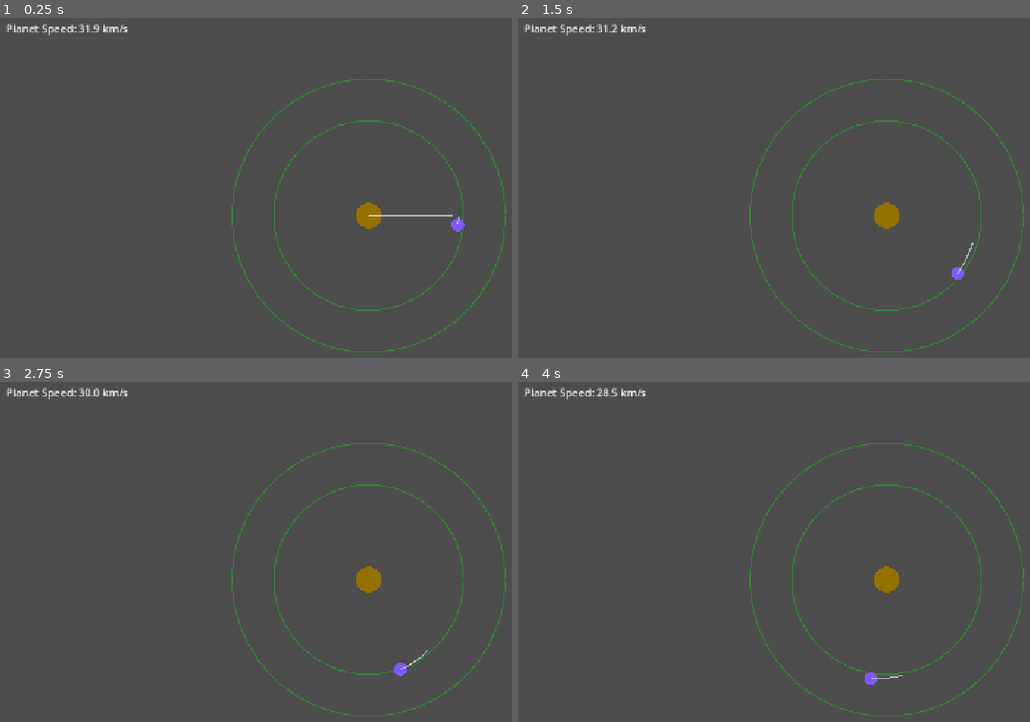
Above: before the commit, frames 1-4 (two rows, left to right).
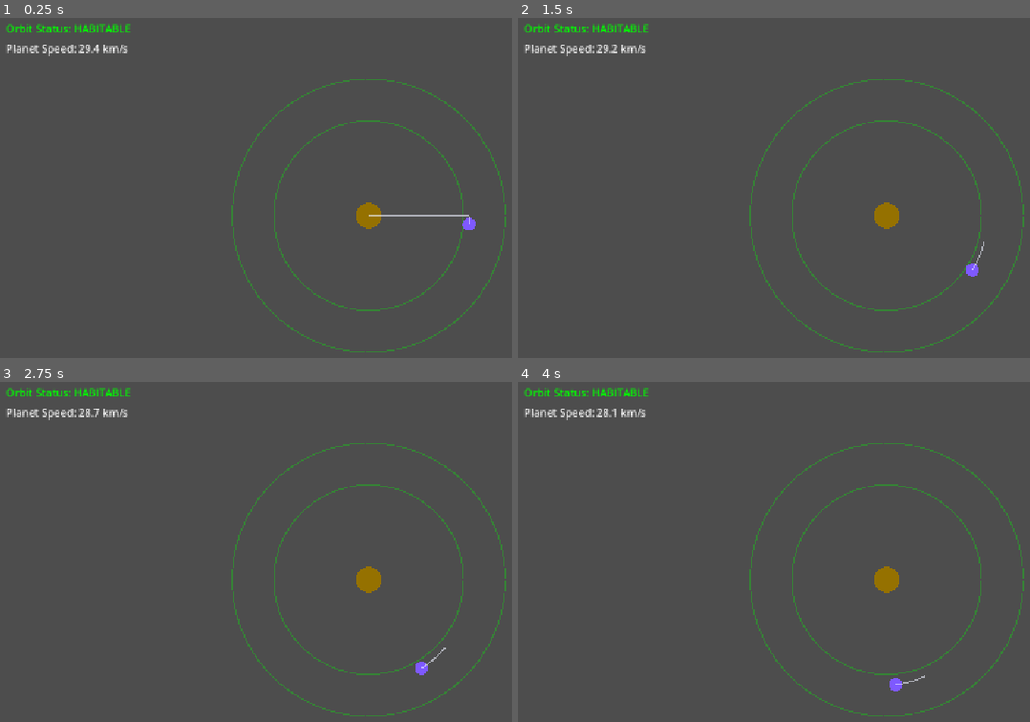
Above: after the commit, the same moments.

Repository: EvaPelko/AgriQuest
Game: Godot game, scene res://scenes/system.tscn
The game is run twice, just before and just after one commit, with the same random seed, the same clock (stepped at 60 frames per second) and the same inputs.
Inputs:
- Up to frame 1 (0.25 s): no input
- Up to frame 2 (1.5 s): tap Enter at 0.5 s
- Up to frame 3 (2.75 s): tap Space at 2 s
- Up to frame 4 (4 s): tap Enter at 2.75 s

The runs differ from the first frame. In frame 1, 1.0% of the frame differs, in the area x 1-93%, y 1-63%; in frame 2, 1.0%, in the area x 1-92%, y 1-77%; in frame 3, 1.0%; in frame 4, 1.0%.

Commit message:
add habitability label and detection logic

Diff:
--- a/solar-system/project.godot
+++ b/solar-system/project.godot
@@ -20,6 +20,10 @@
 window/stretch/mode="canvas_items"
 window/stretch/aspect="expand"
 
+[global_group]
+
+star=""
+
 [physics]
 
 3d/physics_engine="Jolt Physics"
--- a/solar-system/scenes/planet.gd
+++ b/solar-system/scenes/planet.gd
@@ -1,14 +1,21 @@
 extends AnimatableBody2D
 
-@export var semi_major_axis: float = 150.0  # Size of the orbit
-@export var eccentricity: float = 0.1     # Oval shape (0 = perfect circle, 0.9 = flat oval)
+@export_category("Orbit Configuration")
+@export var semi_major_axis: float = 160.0  # Size of the orbit
+@export var eccentricity: float = 0.05     # Oval shape (0 = perfect circle, 0.9 = flat oval)
 @export var max_trail_length: int = 50 # Controls how long the trail is
 #@export var orbit_speed: float = 20000.0
-@export var star_gravity_strength: float = 500000.0
+#@export var star_gravity_strength: float = 500000.0
 # How many kilometers 1 pixel represents in the game universe
+
+@export_category("Astronomical Reference")
 @export var pixel_to_km_scale: float = 0.5
 
+@export_category("UI Connections")
 @export var speed_label: Label
+@export var habitability_label: Label
+
+var star_node: SolarStar
 
 var angle: float = 0.0
 @onready var line_2d: Line2D = $Line2D
@@ -17,7 +24,18 @@
 	# unpins the line from the planet's movement
 	line_2d.top_level = true
 
+	# wait until the scene tree is 100% finished loading
+	# before running star search
+	call_deferred("find_star_and_check")
+
+
 func _process(delta: float) -> void:
+	if not star_node:
+		return
+
+	# Fetch the gravity parameter directly from the star
+	var star_gravity_strength = star_node.star_gravity_strength
+
 	# KEPLER'S FIRST LAW: THE LAW OF ELLIPSES
 	# Formula: r = (a * (1 - e^2)) / (1 + e * cos(θ))
 	var e_squared = eccentricity * eccentricity
@@ -62,3 +80,34 @@
 	line_2d.add_point(global_position)
 	if line_2d.get_point_count() > max_trail_length:
 		line_2d.remove_point(0)
+
+	# Mathematically checks if the entire elliptical orbit resides in the Goldilocks zone
+func check_orbit_habitability() -> void:
+	# Formula for closest point (periapsis)
+	var periapsis = semi_major_axis * (1.0 - eccentricity)
+	# Formula for furthest point (apoapsis)
+	var apoapsis = semi_major_axis * (1.0 + eccentricity)
+
+	# Fetch the goldilocks boundaries directly from the star node
+	var zone_min = star_node.goldilocks_min_radius
+	var zone_max = star_node.goldilocks_max_radius
+
+	# Habitability check
+	var is_habitable = (periapsis >= zone_min) and (apoapsis <= zone_max)
+
+	if habitability_label:
+		if is_habitable:
+			habitability_label.text = "Orbit Status: HABITABLE"
+			habitability_label.add_theme_color_override("font_color", Color.GREEN)
+		else:
+			habitability_label.text = "Orbit Status: UNINHABITABLE"
+			habitability_label.add_theme_color_override("font_color", Color.RED)
+
+func find_star_and_check() -> void:
+	var found_stars = get_tree().get_nodes_in_group("star")
+
+	if found_stars.size() > 0:
+		star_node = found_stars[0] as SolarStar
+		check_orbit_habitability()
+	else:
+		push_error("No star found in the 'star' group! Please check your Star node's groups.")
--- a/solar-system/scenes/planet.tscn
+++ b/solar-system/scenes/planet.tscn
@@ -10,17 +10,24 @@
 
 [node name="CanvasLayer" type="CanvasLayer" parent="." unique_id=831644530]
 
+[node name="Label2" type="Label" parent="CanvasLayer" unique_id=2002577599]
+offset_left = 29.0
+offset_top = 30.0
+offset_right = 69.0
+offset_bottom = 53.0
+
 [node name="Label" type="Label" parent="CanvasLayer" unique_id=2012561616]
 offset_left = 29.0
-offset_top = 30.0
+offset_top = 60.0
 offset_right = 151.0
-offset_bottom = 53.0
+offset_bottom = 83.0
 text = "Speed: 0.0 km/s"
 metadata/_edit_use_anchors_ = true
 
-[node name="AnimatableBody2D" type="AnimatableBody2D" parent="." unique_id=1389764719 node_paths=PackedStringArray("speed_label")]
+[node name="AnimatableBody2D" type="AnimatableBody2D" parent="." unique_id=1389764719 node_paths=PackedStringArray("speed_label", "habitability_label")]
 script = ExtResource("1_cktii")
 speed_label = NodePath("../CanvasLayer/Label")
+habitability_label = NodePath("../CanvasLayer/Label2")
 
 [node name="CollisionShape2D" type="CollisionShape2D" parent="AnimatableBody2D" unique_id=1826593461]
 shape = SubResource("CircleShape2D_pyfwd")
--- a/solar-system/scenes/sun.tscn
+++ b/solar-system/scenes/star.tscn
@@ -6,9 +6,9 @@
 
 [sub_resource type="SphereMesh" id="SphereMesh_pyfwd"]
 
-[node name="Sun" type="Node2D" unique_id=1024953742]
+[node name="Star" type="Node2D" unique_id=1024953742]
 
-[node name="AnimatableBody2D" type="AnimatableBody2D" parent="." unique_id=1389764719]
+[node name="AnimatableBody2D" type="AnimatableBody2D" parent="." unique_id=1389764719 groups=["star"]]
 script = ExtResource("1_cojbh")
 
 [node name="CollisionShape2D" type="CollisionShape2D" parent="AnimatableBody2D" unique_id=1826593461]
--- a/solar-system/scenes/system.tscn
+++ b/solar-system/scenes/system.tscn
@@ -1,7 +1,7 @@
 [gd_scene format=3 uid="uid://1wcw3qfnn46l"]
 
 [ext_resource type="PackedScene" uid="uid://b404xmkuduyj5" path="res://scenes/planet.tscn" id="1_68j0k"]
-[ext_resource type="PackedScene" uid="uid://cney8m3ajtl6a" path="res://scenes/sun.tscn" id="2_0i2li"]
+[ext_resource type="PackedScene" uid="uid://cney8m3ajtl6a" path="res://scenes/star.tscn" id="2_0i2li"]
 
 [node name="Node2D" type="Node2D" unique_id=669897972]
 
